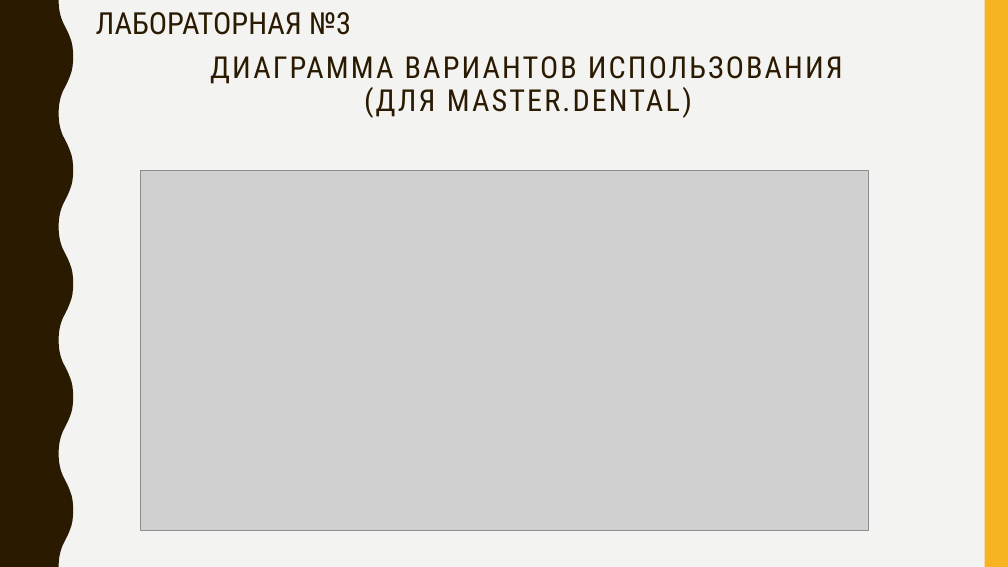
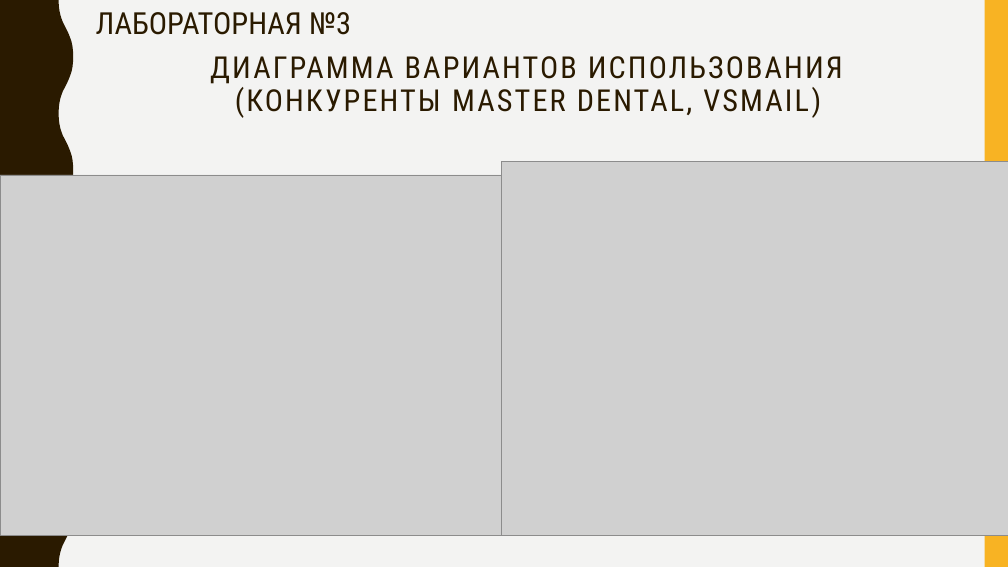
Before and after one commit to Encorsio23/OOAPGovorovMikhailitsinMuslimov, a slide deck: slide 8 of Презентация ООАП (защита).pptx. Drawn at 1008x567 pixels with LibreOffice and Linux fonts; fonts in the diff are those of the drawing; grey boxes stand for pictures. Boxes give left, top, right and bottom in pixels: in the first picture for what was removed or moved away, otherwise in the second. Text is boxed around its words. In the diff, an @@ line names an element or a change of style, - is before the commit and + after.

```diff
--- a/Презентация ООАП (защита).pptx
+++ b/Презентация ООАП (защита).pptx
@@ title at bbox=[210, 56, 843, 118]: text changed @@
-ДИАГРАММА ВАРИАНТОВ ИСПОЛЬЗОВАНИЯ
-(ДЛЯ MASTER.DENTAL)
+ДИАГРАММА ВАРИАНТОВ ИСПОЛЬЗОВАНИЯ
+(КОНКУРЕНТЫ MASTER DENTAL, VSMAIL)
@@ picture: place and size @@
-picture at bbox=[140, 171, 868, 531]
+picture at bbox=[0, 175, 501, 535]
@@ picture added at bbox=[501, 161, 1008, 535] @@
```
Also in this commit, not shown: 1 other slide changed, 1 slide removed.
